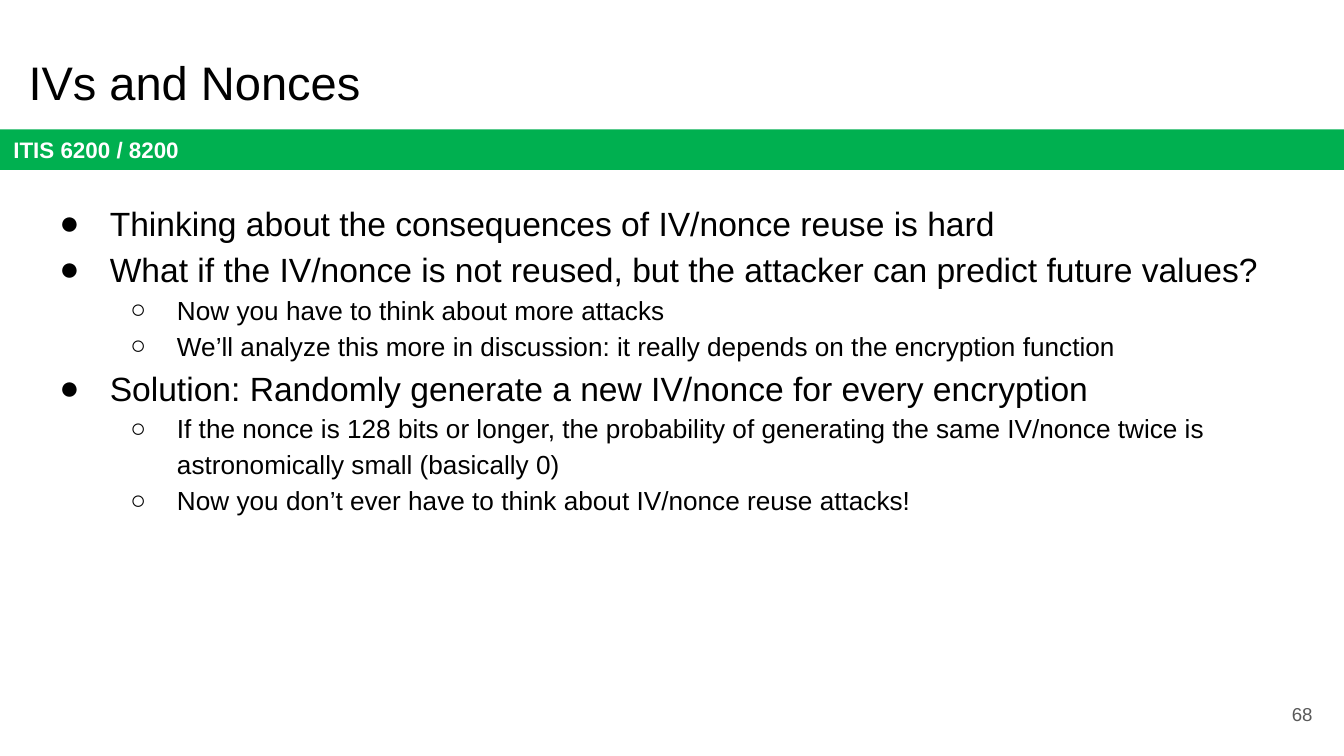
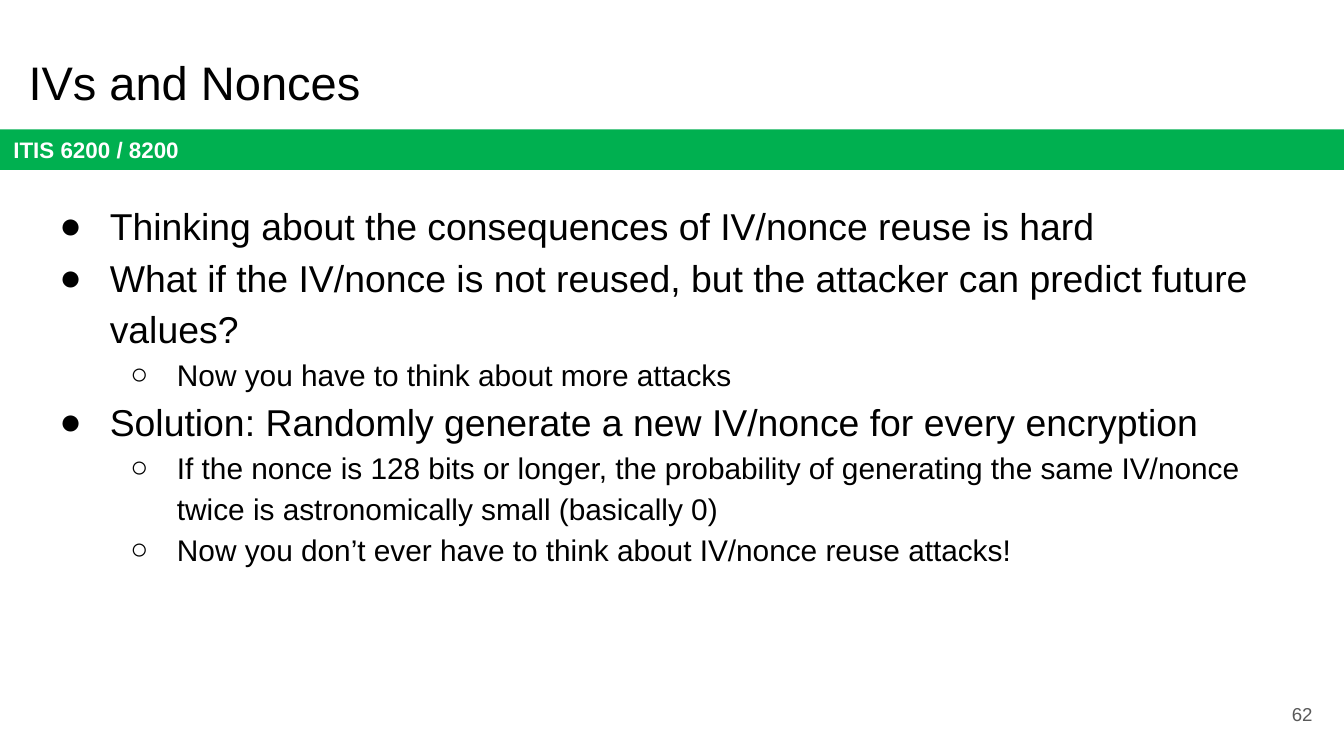
Before and after one commit to jx5c/github.io, a slide deck: slide 62 of teaching/ITIS6200/2023fa/lectures/lec03.pptx (slide 68 before the commit). Drawn at 1344x756 pixels with LibreOffice and Linux fonts; fonts in the diff are those of the drawing. Boxes give left, top, right and bottom in pixels: in the first picture for what was removed or moved away, otherwise in the second. Text is boxed around its words. In the diff, an @@ line names an element or a change of style, - is before the commit and + after.

```diff
--- a/teaching/ITIS6200/2023fa/lectures/lec03.pptx
+++ b/teaching/ITIS6200/2023fa/lectures/lec03.pptx
@@ text "Thinking about the consequences of ..." at (110, 213, 1247, 566): size 18 to 20 pt in "Thinking about the consequences of IV/nonce reuse ...", "What if the IV/nonce is not reused, ...", "Solution: Randomly generate a new IV/nonce for ..."; size 14 to 16 pt in "Now you have to think about more ...", "If the nonce is 128 bits or ...", "Now you don’t ever have to think ..." @@
@@ text at (177, 337, 1115, 362): paragraph removed @@
-  ○ We’ll analyze this more in discussion: it really depends on the encryption function
@@ page number at (1292, 708, 1313, 721): text changed @@
-68
+62
```
Also in this commit, not shown: 2 other slides changed, 9 slides removed, 1 other file.
